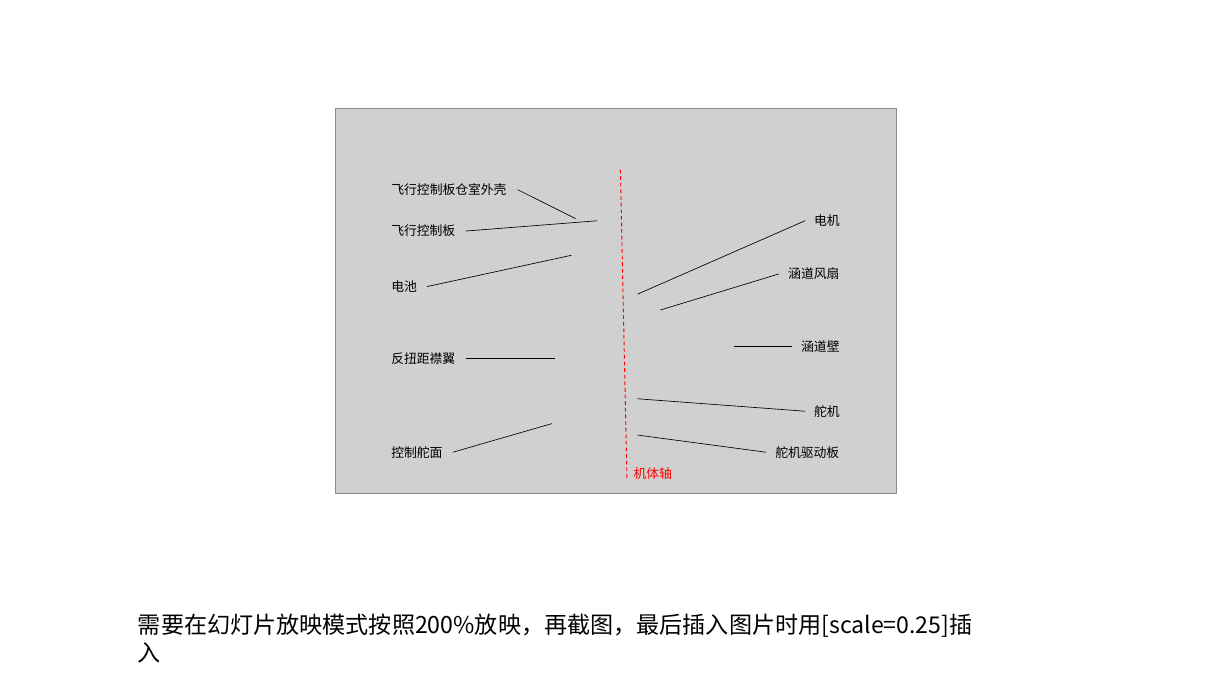
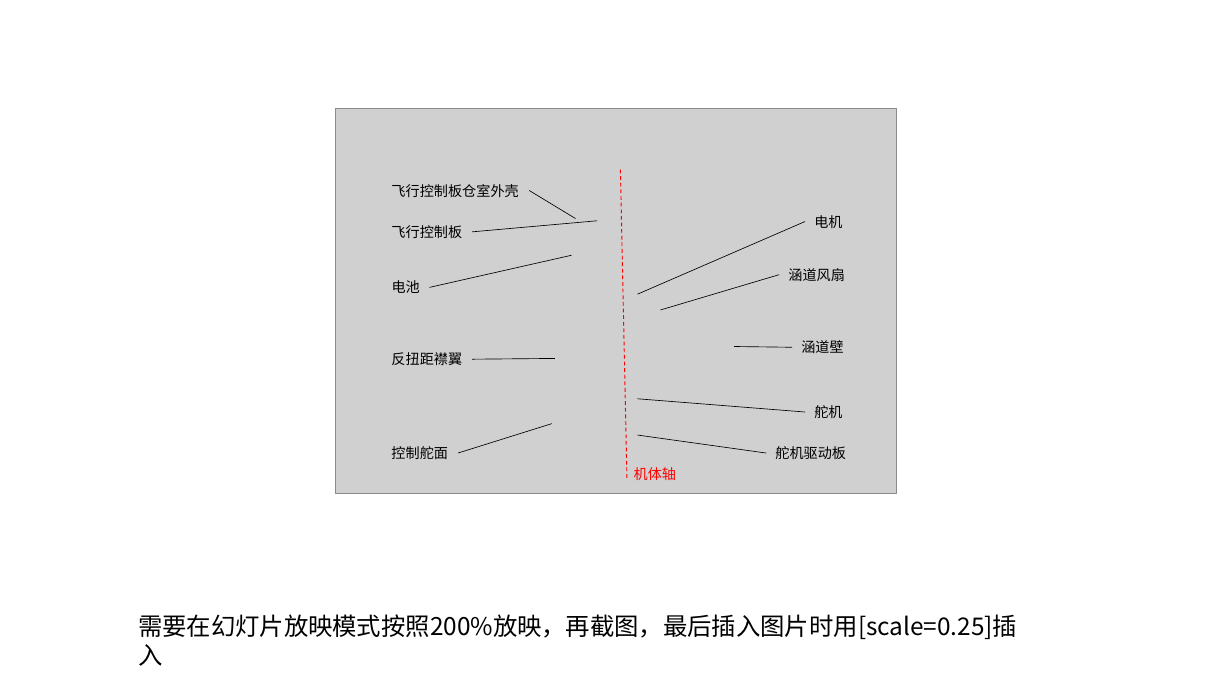
Before and after one commit to CuiKaiKyun/master_graduate, a slide deck: slide 2 of figure/论文作图.pptx. Drawn at 1232x693 pixels with LibreOffice and Linux fonts; fonts in the diff are those of the drawing; grey boxes stand for pictures. Boxes give left, top, right and bottom in pixels: in the first picture for what was removed or moved away, otherwise in the second. Text is boxed around its words. In the diff, an @@ line names an element or a change of style, - is before the commit and + after.

```diff
--- a/figure/论文作图.pptx
+++ b/figure/论文作图.pptx
@@ size 10 to 11 pt in 11 elements at (814,215,842,228), (814,405,842,418), (392,280,420,293), (634,467,676,480), (801,340,843,353), (788,268,845,281), (391,446,448,459), (391,225,462,238), (391,352,462,365), (775,446,846,459), (391,184,518,197) @@
@@ line moved from (518, 189) - (576, 219) to (530, 190) - (576, 219) @@
@@ line moved from (466, 231) - (597, 221) to (472, 232) - (597, 221) @@
@@ line moved from (466, 359) - (555, 359) to (472, 360) - (555, 359) @@
@@ line moved from (453, 452) - (552, 424) to (458, 453) - (552, 424) @@
@@ text "需要在幻灯片放映模式按照200%放映，再截图，最后插入图片时用[scale=0.25]插入" at (138,614,1017,639): size 18 to 19 pt @@
```
Also in this commit, not shown: 5 other slides changed, 3 slides added, 2 slides removed, 21 other files.
